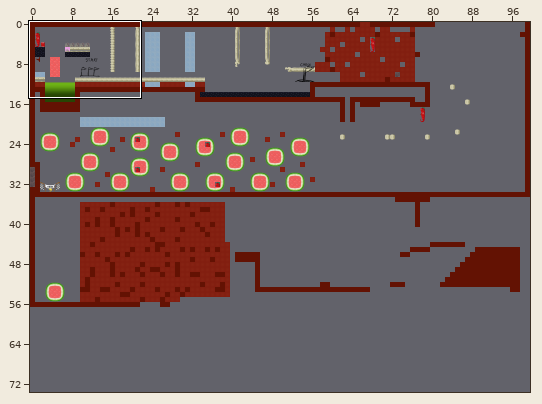
Two versions of a level (Tiled map, data/assets/DeekTestMap.tmx). Above, an overview of the earlier version with the close-up marked.
Close-up. Before the edit:
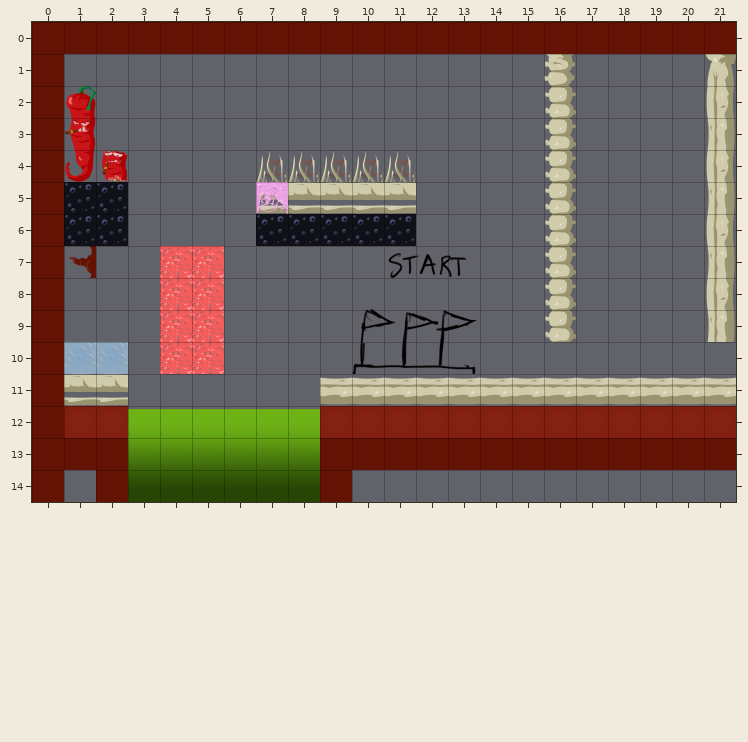
Cells are 64x64 px. Shown: x 0..21, y 0..14. The commit also changed other parts of the map, which this record leaves out. Tiles whose own drawing changed are shown in their newer look in all pictures.
After:
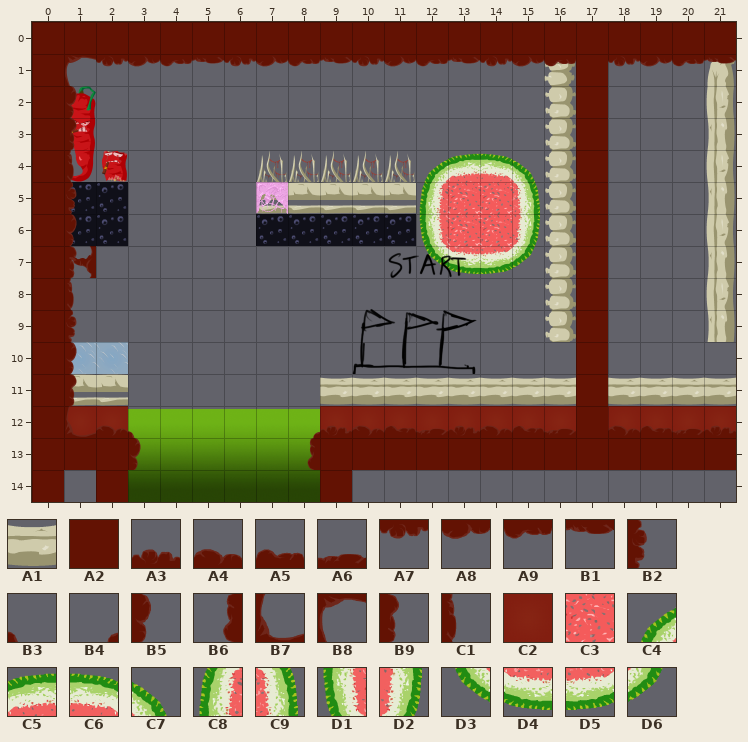
Key: from "TileBoneLargeSide": A1 4; from "TileHard": A2 0 "NonEdible", A3 8, A4 9, A5 10, A6 11, A7 12, A8 13, A9 14, B1 15, B2 21, B3 24, B4 27, B5 29, B6 30, B7 32, B8 33, B9 37, C1 45; from "TileMeatSolid1": C2 0 "Block"; from "TileMelonFlesh": C3 0 "Block"; from "TileMelonSkin": C4 0 "MelonSkin", C5 1, C6 2, C7 3, C8 4, C9 7, D1 8, D2 11, D3 12, D4 13, D5 14, D6 15.
__ is an empty cell, .. an unchanged one.
Change:
--- layer "Level"
@@ x 4..17 @@
- 4 .. .. .. .. .. .. .. .. __ __ __ __ .. ..
- 5 .. .. .. .. .. .. .. .. __ __ __ __ .. ..
- 6 .. .. .. .. .. .. .. .. __ __ __ __ .. ..
- 7 C3 C3 .. .. .. .. .. .. __ __ __ __ .. ..
- 8 C3 C3 .. .. .. .. .. .. .. .. .. .. .. ..
- 9 C3 C3 .. .. .. .. .. .. .. .. .. .. .. ..
-10 C3 C3 .. .. .. .. .. .. .. .. .. .. .. ..
-11 .. .. .. .. .. .. .. .. .. .. .. .. .. A1
-12 .. .. .. .. .. .. .. .. .. .. .. .. .. C2
+ 4 .. .. .. .. .. .. .. .. C4 C5 C6 C7 .. ..
+ 5 .. .. .. .. .. .. .. .. C8 C3 C3 C9 .. ..
+ 6 .. .. .. .. .. .. .. .. D1 C3 C3 D2 .. ..
+ 7 __ __ .. .. .. .. .. .. D3 D4 D5 D6 .. ..
+ 8 __ __ .. .. .. .. .. .. .. .. .. .. .. ..
+ 9 __ __ .. .. .. .. .. .. .. .. .. .. .. ..
+10 __ __ .. .. .. .. .. .. .. .. .. .. .. ..
+11 .. .. .. .. .. .. .. .. .. .. .. .. .. __
+12 .. .. .. .. .. .. .. .. .. .. .. .. .. __
--- layer "Foreground"
@@ x 1..21 @@
- 1 __ __ __ __ __ __ __ __ __ __ __ __ __ __ __ __ .. __ __ __ __
- 2 __ .. .. .. .. .. .. .. .. .. .. .. .. .. .. .. .. .. .. .. ..
- 3 __ .. .. .. .. .. .. .. .. .. .. .. .. .. .. .. .. .. .. .. ..
- 4 __ .. .. .. .. .. .. .. .. .. .. .. .. .. .. .. .. .. .. .. ..
- 5 __ .. .. .. .. .. .. .. .. .. .. .. .. .. .. .. .. .. .. .. ..
- 6 __ .. .. .. .. .. .. .. .. .. .. .. .. .. .. .. .. .. .. .. ..
- 7 __ .. .. .. .. .. .. .. .. .. .. .. .. .. .. .. .. .. .. .. ..
- 8 __ .. .. .. .. .. .. .. .. .. .. .. .. .. .. .. .. .. .. .. ..
- 9 __ .. .. .. .. .. .. .. .. .. .. .. .. .. .. .. .. .. .. .. ..
-10 __ .. .. .. .. .. .. .. .. .. .. .. .. .. .. .. .. .. .. .. ..
-11 __ .. .. .. .. .. .. .. .. .. .. .. .. .. .. .. .. .. .. .. ..
-12 __ __ __ .. .. .. .. __ __ __ __ __ __ __ __ __ .. __ __ __ __
-13 .. .. __ .. .. .. .. __ .. .. .. .. .. .. .. .. .. .. .. .. ..
+ 1 B8 A7 A8 A9 B1 A7 A8 A9 B1 A7 A8 A9 B1 A7 A8 A9 .. A7 A8 A9 B1
+ 2 B5 .. .. .. .. .. .. .. .. .. .. .. .. .. .. .. .. .. .. .. ..
+ 3 B9 .. .. .. .. .. .. .. .. .. .. .. .. .. .. .. .. .. .. .. ..
+ 4 C1 .. .. .. .. .. .. .. .. .. .. .. .. .. .. .. .. .. .. .. ..
+ 5 B2 .. .. .. .. .. .. .. .. .. .. .. .. .. .. .. .. .. .. .. ..
+ 6 B5 .. .. .. .. .. .. .. .. .. .. .. .. .. .. .. .. .. .. .. ..
+ 7 B9 .. .. .. .. .. .. .. .. .. .. .. .. .. .. .. .. .. .. .. ..
+ 8 C1 .. .. .. .. .. .. .. .. .. .. .. .. .. .. .. .. .. .. .. ..
+ 9 B2 .. .. .. .. .. .. .. .. .. .. .. .. .. .. .. .. .. .. .. ..
+10 B5 .. .. .. .. .. .. .. .. .. .. .. .. .. .. .. .. .. .. .. ..
+11 B9 .. .. .. .. .. .. .. .. .. .. .. .. .. .. .. .. .. .. .. ..
+12 B7 A4 B3 .. .. .. .. B4 A3 A4 A5 A6 A3 A4 A5 A6 .. A4 A5 A6 A3
+13 .. .. B5 .. .. .. .. B6 .. .. .. .. .. .. .. .. .. .. .. .. ..
--- layer "Flags"
@@ x 17..17 @@
- 1 __
- 2 __
- 3 __
- 4 __
- 5 __
- 6 __
- 7 __
- 8 __
- 9 __
-10 __
-11 __
-12 __
+ 1 A2
+ 2 A2
+ 3 A2
+ 4 A2
+ 5 A2
+ 6 A2
+ 7 A2
+ 8 A2
+ 9 A2
+10 A2
+11 A2
+12 A2
Where, in picture pixels (left, top, right, bottom), the same in both close-ups:
changed: (64, 54, 736, 470)
